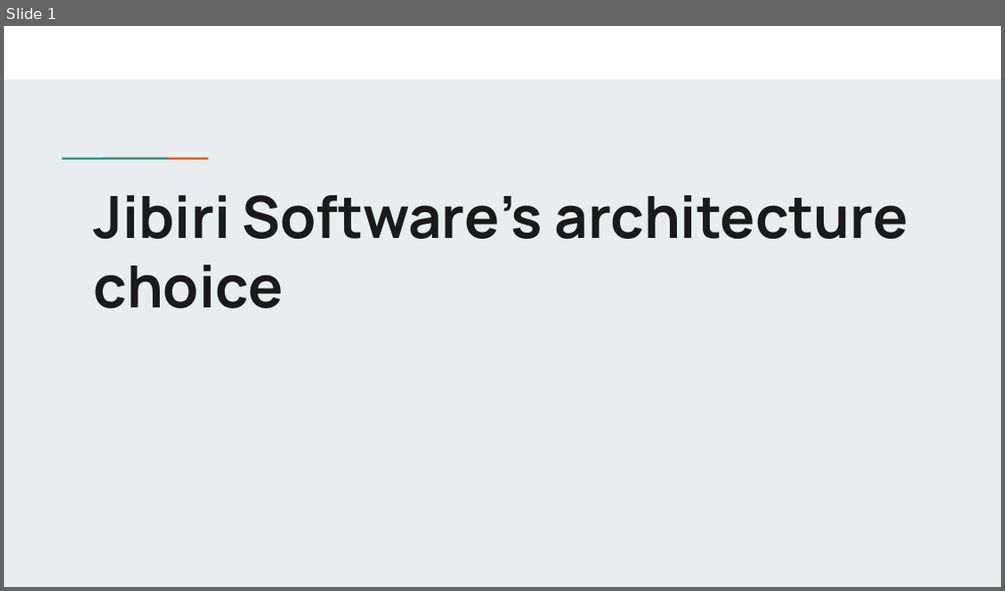
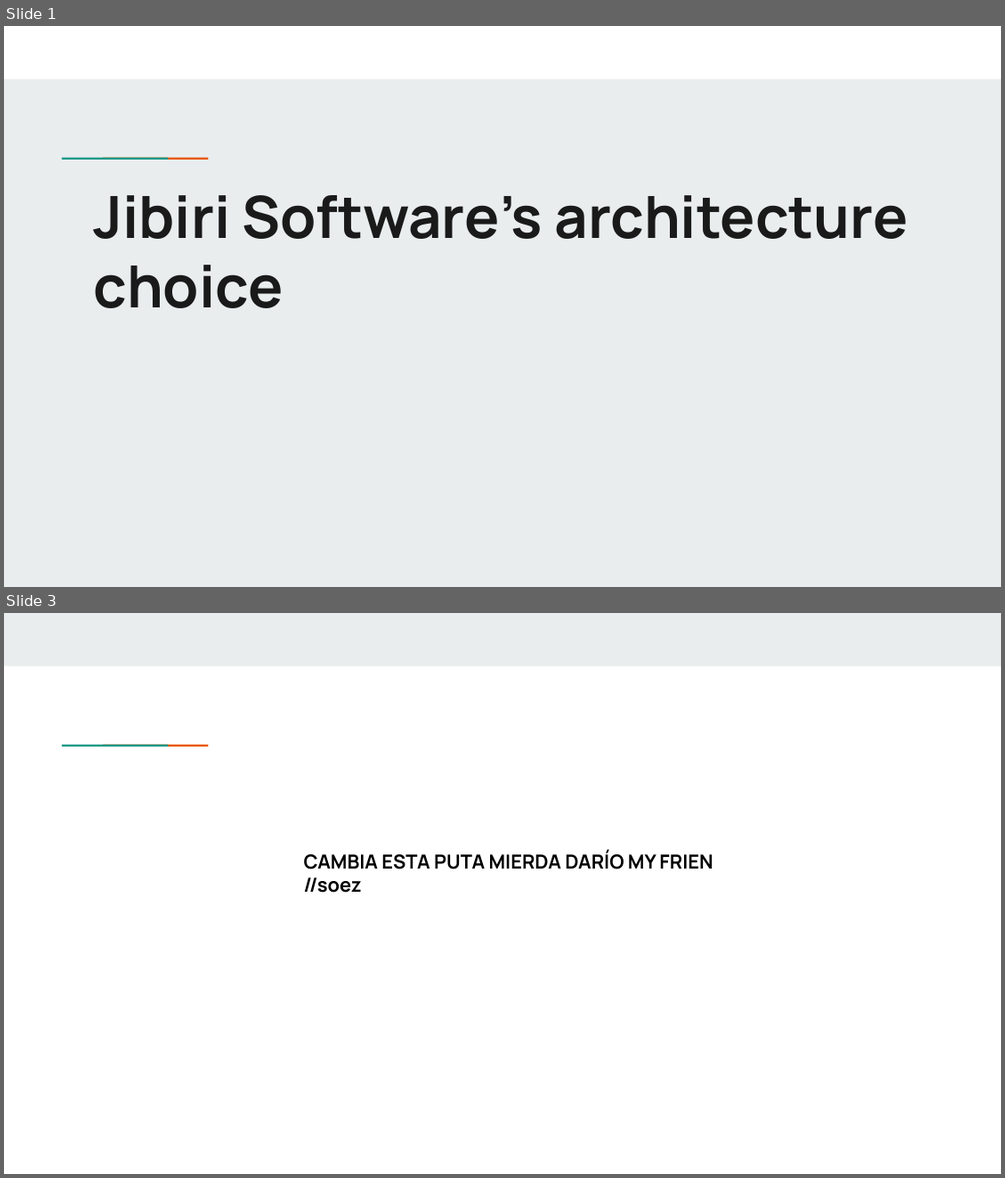
Before and after one commit to Jibiri-Software/WhiteWiseWeasel, a slide deck: SoftwareArchitecture/Jibiri_software_architecture_choice.pptx. Shown one above the other, each under a label of ours: slide 1 before the commit, slides 1 and 3 after it; the slides between them are not shown. The pictures are 1005x591 and 1005x1178 pixels, drawn with LibreOffice and Linux fonts; fonts in the diff are those of the drawing; background and template pictures are left out. Boxes give left, top, right and bottom in pixels: in the first picture for what was removed or moved away, otherwise in the second. Text is boxed around its words. In the diff, an @@ line names an element or a change of style, - is before the commit and + after.

```diff
--- a/SoftwareArchitecture/Jibiri_software_architecture_choice.pptx
+++ b/SoftwareArchitecture/Jibiri_software_architecture_choice.pptx
@@ slide 3 added at (x1=4, y1=613, x2=1001, y2=1174), background picture (left out); not listed: 2 template elements that a slide beside it also shows @@
@@ rectangle added at (x1=4, y1=613, x2=1001, y2=666), fill #E9EDEE @@
@@ text added at (x1=304, y1=851, x2=712, y2=892), 14 pt, text #000000, bold @@
+CAMBIA ESTA PUTA MIERDA DARÍO MY FRIEN
+//soez
```
Also in this commit, not shown: 1 slide changed, 6 other slides added, 6 slides removed, 2 other files.
